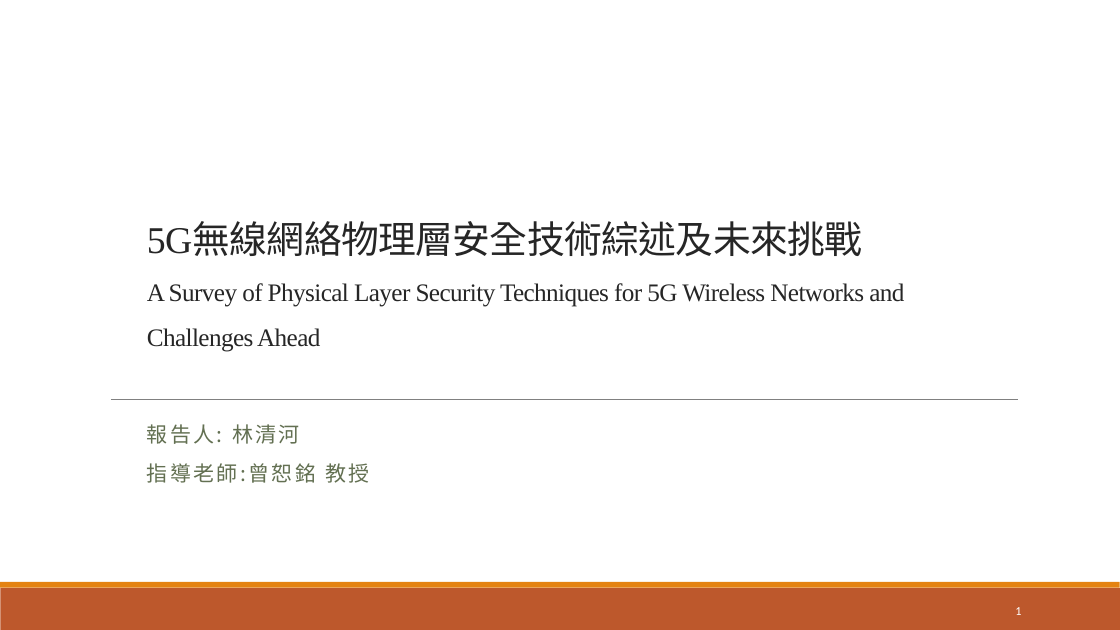
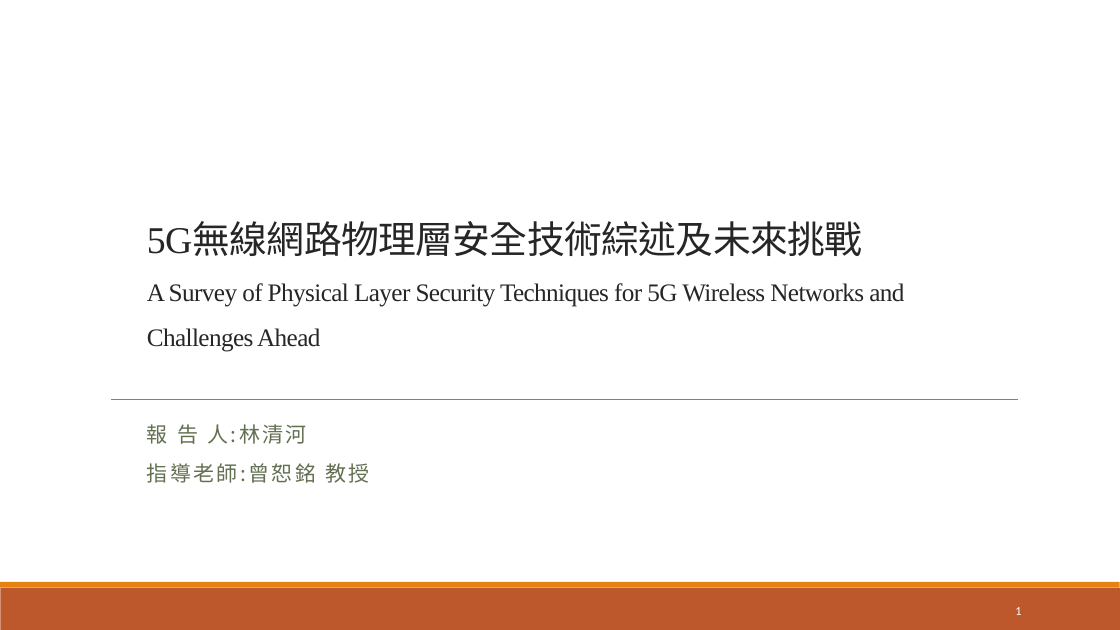
Before and after one commit to hrne/teach_java, a slide deck: slide 1 of 期末簡報_5G.pptx. Drawn at 1120x630 pixels with LibreOffice and Linux fonts; fonts in the diff are those of the drawing. Boxes give left, top, right and bottom in pixels: in the first picture for what was removed or moved away, otherwise in the second. Text is boxed around its words. In the diff, an @@ line names an element or a change of style, - is before the commit and + after.

```diff
--- a/期末簡報_5G.pptx
+++ b/期末簡報_5G.pptx
@@ title at [147, 224, 904, 352]: text changed @@
-5G無線網絡物理層安全技術綜述及未來挑戰
-A Survey of Physical Layer Security Techniques for 5G Wireless Networks and Challenges Ahead
+5G無線網路物理層安全技術綜述及未來挑戰
+A Survey of Physical Layer Security Techniques for 5G Wireless Networks and Challenges Ahead
@@ subtitle at [147, 424, 307, 444]: spaces changed @@
-報告人: 林清河
+報 告 人:林清河
```
Also in this commit, not shown: 12 other slides changed, 1 other file.
